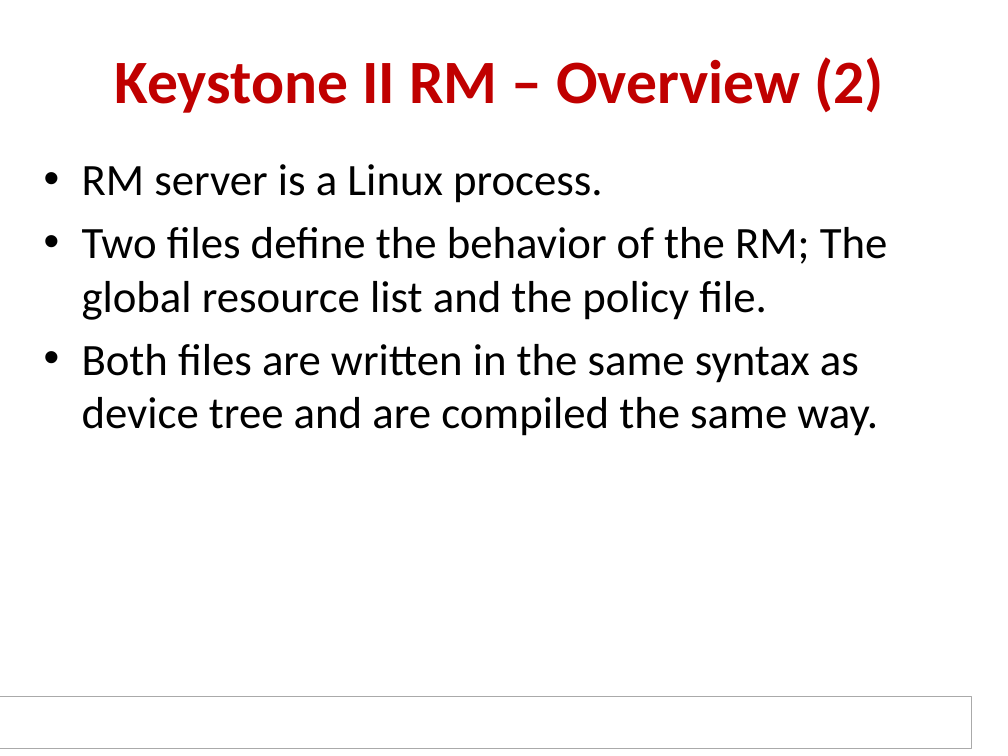
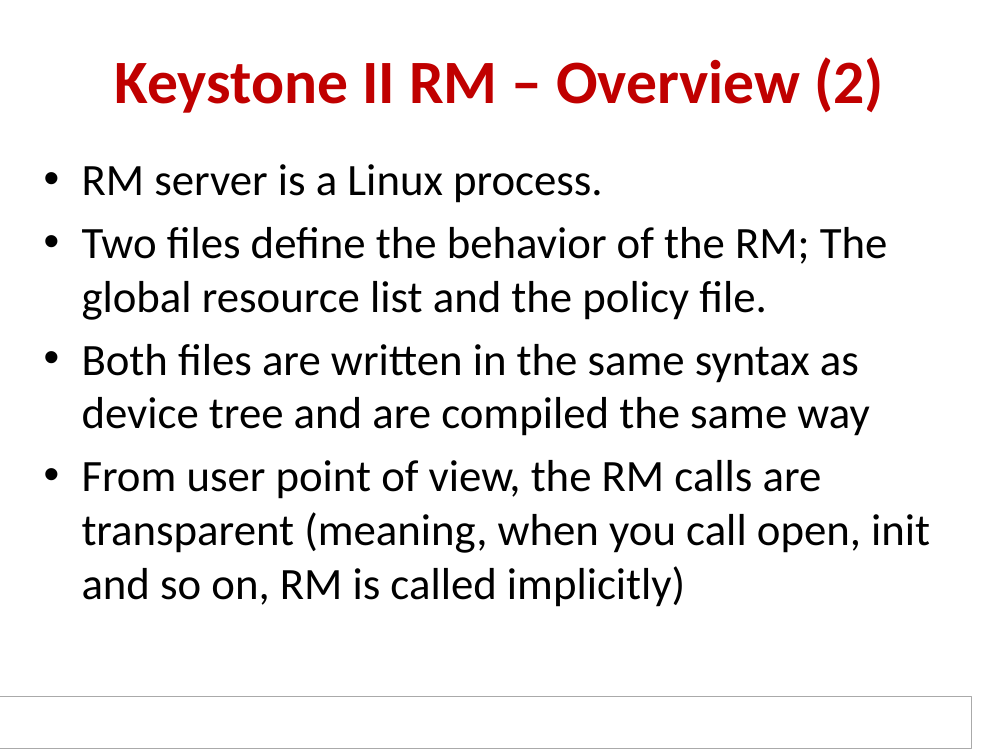
Before and after one commit to hari1989/keystone-workshop, a slide deck: slide 70 of slides/KeyStone ARM DSP.pptx. Drawn at 1008x756 pixels with LibreOffice and Linux fonts; fonts in the diff are those of the drawing; background and template pictures are left out. Boxes give left, top, right and bottom in pixels: in the first picture for what was removed or moved away, otherwise in the second. Text is boxed around its words. In the diff, an @@ line names an element or a change of style, - is before the commit and + after.

```diff
--- a/slides/KeyStone ARM DSP.pptx
+++ b/slides/KeyStone ARM DSP.pptx
@@ text at box(82, 344, 930, 607): text changed @@
-• Both files are written in the same syntax as device tree and are compiled the same way.
+• Both files are written in the same syntax as device tree and are compiled the same way
+• From user point of view, the RM calls are transparent (meaning, when you call open, init and so on, RM is called implicitly)
```
Also in this commit, not shown: 15 other slides changed, 8 slides added, 15 slides removed.
